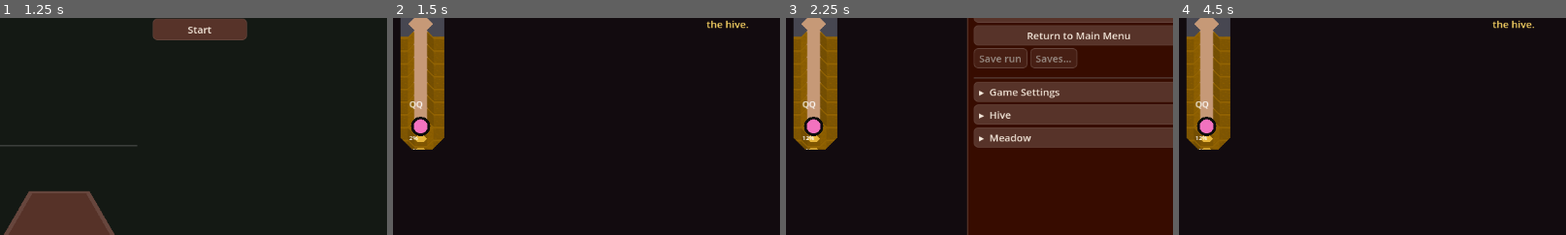
Above: before the commit, frames 1-4 (left to right).
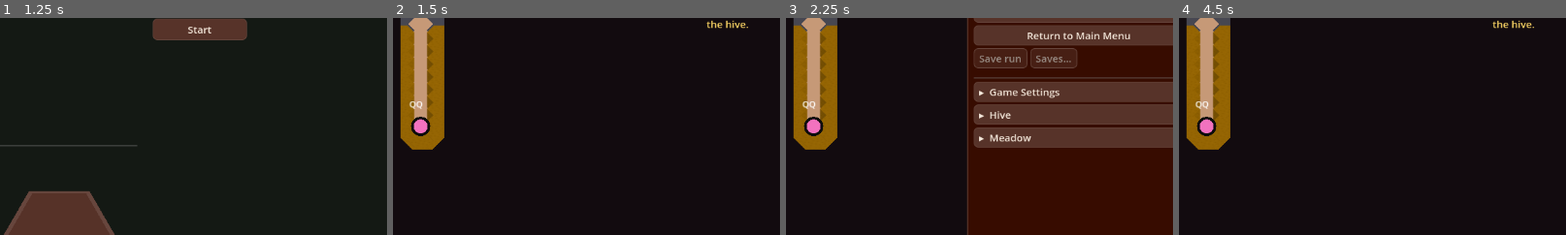
Above: after the commit, the same moments.

Repository: wonderburg7/meadow
Game: Godot game, scene res://scenes/Main.tscn
Same seed, same stepped clock (60 frames per second), same inputs: the game is played once before the commit and once after it.
Inputs (mouse positions are % of the whole screen's width and height, from its top left):
- Up to frame 1 (1.25 s): click (10, 30) at 0.52 s
- Up to frame 2 (1.5 s): click "Start" at 1.25 s
- Up to frame 3 (2.25 s): click "⚙" at 2 s
- Up to frame 4 (4.5 s): click "Restart Run" at 2.75 s; click "❚❚" at 3.5 s; click "1" at 4.25 s
The pictures show only the part of the screen within x 46-96%, y 25-75%; the shares and areas given below are measured in that part.

Frame 1 is identical in both runs. In frame 2, 0.9% of the frame differs, in the area x 2-14%, y 3-61%; in frame 3, 0.9%; in frame 4, 0.9%.

Commit message:
SP-10: hive soil and rock blocks draw front over back everywhere
Soil and rock blocks never set a z_index, so the ring they were dug in
decided which block painted over which: only the bottom-right of the hive
looked right. Blocks now take the same depth as comb cells, from one
shared Shapes.hex_draw_depth (2 * y + x), set in their setup, so the
order follows the screen whatever order the rings were built in. Comb
cells use the same helper. Hands-on check C-133 moves to checks/ready.

Co-Authored-By: Claude Haiku 5.5 <noreply@anthropic.com>

Diff:
--- a/scripts/hive_cell.gd
+++ b/scripts/hive_cell.gd
@@ -77,7 +77,7 @@
 ## the 32x32 frame: the table's anchor row (y 22, the middle of the 16-tall
 ## slice that starts 14px down). The 14px left above the floor is the
 ## cup's back wall, drawn there so it overlaps whichever cell is behind
-## this one -- see `_ready`'s z_index.
+## this one -- see `Shapes.hex_draw_depth`.
 const EMPTY_FLOOR_MID_Y: float = SpriteCatalogue.WAX_CELL_NECTAR_ANCHOR.y
 
 ## Fine visual nudge on top of the derived offset below, in screen pixels
@@ -358,13 +358,10 @@
 	squashed = Session.use_sprite_hex_grid
 
 	# Cells are built one at a time as the comb grows, in whatever order
-	# the player or the queen happens to add them, but the resprite's cup
-	# wall (see EMPTY_FLOOR_MID_Y) has to paint over the cell
-	# behind it -- so draw order needs to run screen-top to screen-bottom
-	# regardless of build order. `Shapes.hex_to_pixel`'s y is always a
-	# positive multiple of (2r + q), squashed or not, so that alone gives
-	# every cell's relative order without caring where comb_centre sits.
-	z_index = 2 * axial.y + axial.x
+	# the player or the queen happens to add them, but the cup's wall (see
+	# EMPTY_FLOOR_MID_Y) has to paint over the cell behind it. The shared
+	# depth (see Shapes.hex_draw_depth) keeps that order whatever the build order.
+	z_index = Shapes.hex_draw_depth(axial)
 
 	polygon = Shapes.hexagon_points(cell_size, squashed)
 	color = EMPTY_COLOR
--- a/scripts/rock_block.gd
+++ b/scripts/rock_block.gd
@@ -24,3 +24,4 @@
 
 func setup(hex: Vector2i) -> void:
 	axial = hex
+	z_index = Shapes.hex_draw_depth(hex)
--- a/scripts/shapes.gd
+++ b/scripts/shapes.gd
@@ -161,6 +161,15 @@
 	var x := size * 1.5 * q
 	var y := size * sqrt(3.0) * (r + q / 2.0) * y_scale
 	return Vector2(x, y)
+
+## Draw order for anything sitting on the hex grid (comb cells, hive soil
+## and rock blocks). It rises down the screen whatever order the things
+## were built in: `hex_to_pixel`'s y is always a positive multiple of
+## (2r + q), squashed or not, so that alone gives every hex's relative
+## order without caring where the comb centre sits. Things that paint
+## over the one behind them (a cup's wall, a block's side) need this.
+static func hex_draw_depth(hex: Vector2i) -> int:
+	return 2 * hex.y + hex.x
 
 ## Points along a circular arc, centred on origin, from `from_degrees`
 ## round to `to_degrees` (anticlockwise). Used to draw the hive wall as
--- a/scripts/soil_block.gd
+++ b/scripts/soil_block.gd
@@ -108,6 +108,9 @@
 
 func setup(hex: Vector2i) -> void:
 	axial = hex
+	# Set here, not in _ready: the block is added before setup, and axial is
+	# still zero in _ready. The side wall must paint over the block behind it.
+	z_index = Shapes.hex_draw_depth(hex)
 
 ## Marking and unmarking is just a change of intent, so the digging
 ## already done is kept. It used to be thrown away on unmark, which meant
--- /dev/null
+++ b/tests/sp10_soil_depth_test.gd
@@ -0,0 +1,149 @@
+extends SceneTree
+## SP-10 test: hive soil and rock blocks draw in the same order as comb cells.
+##
+## Boots level 3 (a Scenario level: no Challenge branches) and checks, on the
+## fresh live hive: every soil and rock block has
+## z_index == Shapes.hex_draw_depth(axial); a block lower on screen than
+## another has the higher z_index; and a comb cell and a block on neighbouring
+## hexes order the same way round as they sit on screen.
+##
+## Run by tests/test_sp10_soil_depth.py:
+##   godot --headless --path <repo> --script res://tests/sp10_soil_depth_test.gd
+## Prints "SP10 PASS" and exits 0, or each "SP10 FAIL" line and exits 1.
+
+const Shapes = preload("res://scripts/shapes.gd")
+
+const LEVEL := 3
+const BOOT_FRAMES := 10
+
+var _main: Node = null
+var _frame := 0
+var _phase := "boot"
+var _failures: PackedStringArray = PackedStringArray()
+var _session: Node = null
+
+
+func _process(_delta: float) -> bool:
+	_frame += 1
+	if _phase == "boot":
+		_boot()
+	elif _phase == "settle" and _frame >= BOOT_FRAMES:
+		_run()
+		_phase = "done"
+	if _phase == "done":
+		_report()
+		return true
+	return false
+
+
+# Autoloads are reached through the tree: a --script run compiles this file
+# before they exist.
+func _boot() -> void:
+	if not root.has_node("Session"):
+		_fail("Session autoload is not loaded")
+		_phase = "done"
+		return
+	_session = root.get_node("Session")
+	_session.starting_level = LEVEL
+	_session.menu_pending = false
+	var scene: PackedScene = load("res://scenes/Main.tscn")
+	_main = scene.instantiate()
+	root.add_child(_main)
+	current_scene = _main
+	_phase = "settle"
+
+
+func _run() -> void:
+	var blocks: Array = []
+	for child in _main.hive_root.get_children():
+		if is_instance_of(child, _main.SoilBlock) or is_instance_of(child, _main.RockBlock):
+			blocks.append(child)
+	_check(blocks.size() > 0, "a fresh hive has no soil or rock blocks")
+	# A fresh comb may touch no block at all, so build one cell beside the
+	# first block to test the cell-and-block order against.
+	if blocks.size() > 0:
+		_add_cell_beside(blocks[0])
+	var cells: Array = []
+	for child in _main.hive_root.get_children():
+		if is_instance_of(child, _main.HiveCell):
+			cells.append(child)
+	_check(cells.size() > 0, "a fresh hive has no comb cells")
+
+	for block in blocks:
+		var want: int = Shapes.hex_draw_depth(block.axial)
+		if block.z_index != want:
+			_fail("block at %s has z_index %d, not hex_draw_depth %d" % [block.axial, block.z_index, want])
+
+	# Screen order: whatever sits lower on screen must draw over whatever
+	# sits higher, for every pair of blocks.
+	for a in blocks:
+		for b in blocks:
+			if b.position.y > a.position.y and not b.z_index > a.z_index:
+				_fail("block at %s is lower on screen than %s but z_index %d is not above %d"
+					% [b.axial, a.axial, b.z_index, a.z_index])
+
+	# A comb cell and a block on neighbouring hexes order the same way.
+	var neighbours := 0
+	for cell in cells:
+		for block in blocks:
+			if Shapes.hex_distance(cell.axial, block.axial) != 1:
+				continue
+			neighbours += 1
+			if cell.position.y > block.position.y and not cell.z_index > block.z_index:
+				_fail("cell at %s is lower than block at %s but does not draw over it" % [cell.axial, block.axial])
+			if block.position.y > cell.position.y and not block.z_index > cell.z_index:
+				_fail("block at %s is lower than cell at %s but does not draw over it" % [block.axial, cell.axial])
+	_check(neighbours > 0, "no comb cell sits next to a block, so the cell-and-block order was not tested")
+
+
+## The six steps from one hex to its neighbours, in axial (q, r).
+const NEIGHBOUR_STEPS: Array[Vector2i] = [
+	Vector2i(1, 0), Vector2i(-1, 0), Vector2i(0, 1),
+	Vector2i(0, -1), Vector2i(1, -1), Vector2i(-1, 1),
+]
+
+
+## A comb cell on a free hex beside the block, placed the way world_building
+## places one: the block's position plus the hex step on the same grid. Its
+## _ready sets the z_index under test, exactly as for a comb cell.
+func _add_cell_beside(block) -> void:
+	# Autoloads are reached through the tree, as in _boot.
+	var spacing: float = root.get_node("GameConfig").hive_cell_spacing
+	var squashed: bool = _session.use_sprite_hex_grid
+	for step in NEIGHBOUR_STEPS:
+		var hex: Vector2i = block.axial + step
+		if _hex_has_block_or_cell(hex):
+			continue
+		var cell = _main.HiveCell.new()
+		cell.axial = hex
+		cell.main = _main
+		cell.position = block.position + Shapes.hex_to_pixel(step.x, step.y, spacing, squashed)
+		_main.hive_root.add_child(cell)
+		return
+	_fail("no free hex beside the block at %s to test a cell against" % block.axial)
+
+
+func _hex_has_block_or_cell(hex: Vector2i) -> bool:
+	for child in _main.hive_root.get_children():
+		if child.get("axial") == hex:
+			return true
+	return false
+
+
+func _check(condition: bool, failure: String) -> void:
+	if not condition:
+		_fail(failure)
+
+
+func _fail(line: String) -> void:
+	_failures.append(line)
+
+
+func _report() -> void:
+	if _failures.is_empty():
+		print("SP10 PASS")
+		quit(0)
+	else:
+		for line in _failures:
+			print("SP10 FAIL: " + line)
+		quit(1)
Not shown, added: tests/sp10_soil_depth_test.gd.uid
Not shown, changed: checks/blocked.md
Not shown, changed: checks/ready.md
Not shown, added: checks/ready/C-133.md
Not shown, changed: plans/now/sprites.md
Not shown, added: tests/test_sp10_soil_depth.py
